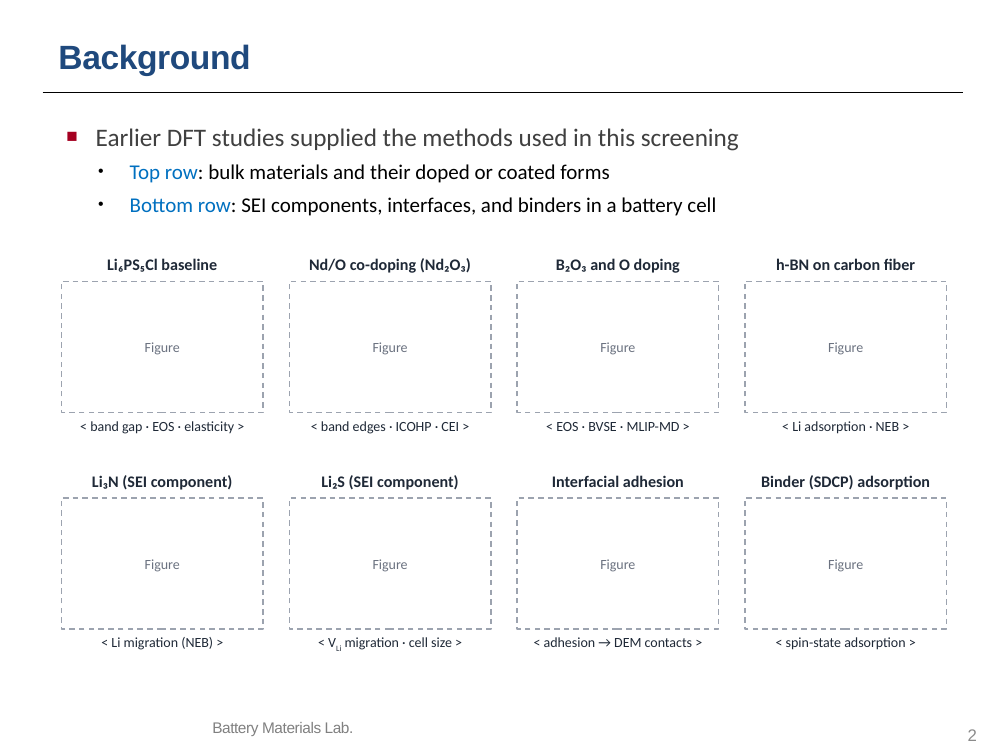
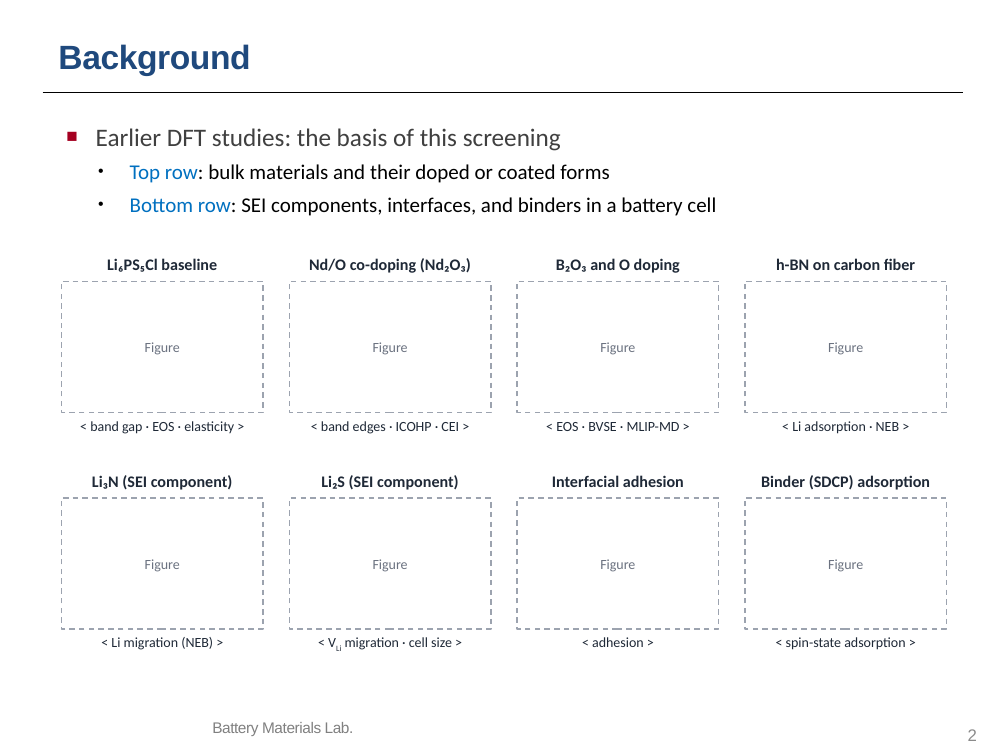
Before and after one commit to yonghoon7153-source/Yonghoon-DEM-DFT, a slide deck: slide 2 of kb/seminars/Research_Seminar_2026_10_13_cascade_progress_lean.pptx. Drawn at 1008x756 pixels with LibreOffice and Linux fonts; fonts in the diff are those of the drawing; background and template pictures are left out. Boxes give left, top, right and bottom in pixels: in the first picture for what was removed or moved away, otherwise in the second. Text is boxed around its words. In the diff, an @@ line names an element or a change of style, - is before the commit and + after.

```diff
--- a/kb/seminars/Research_Seminar_2026_10_13_cascade_progress_lean.pptx
+++ b/kb/seminars/Research_Seminar_2026_10_13_cascade_progress_lean.pptx
@@ text at bbox=[96, 128, 561, 151]: text changed @@
-■ Earlier DFT studies supplied the methods used in this screening
+■ Earlier DFT studies: the basis of this screening
@@ text at bbox=[592, 637, 644, 647]: text changed @@
-< adhesion → DEM contacts >
+< adhesion >
```
Also in this commit, not shown: 6 other files.
